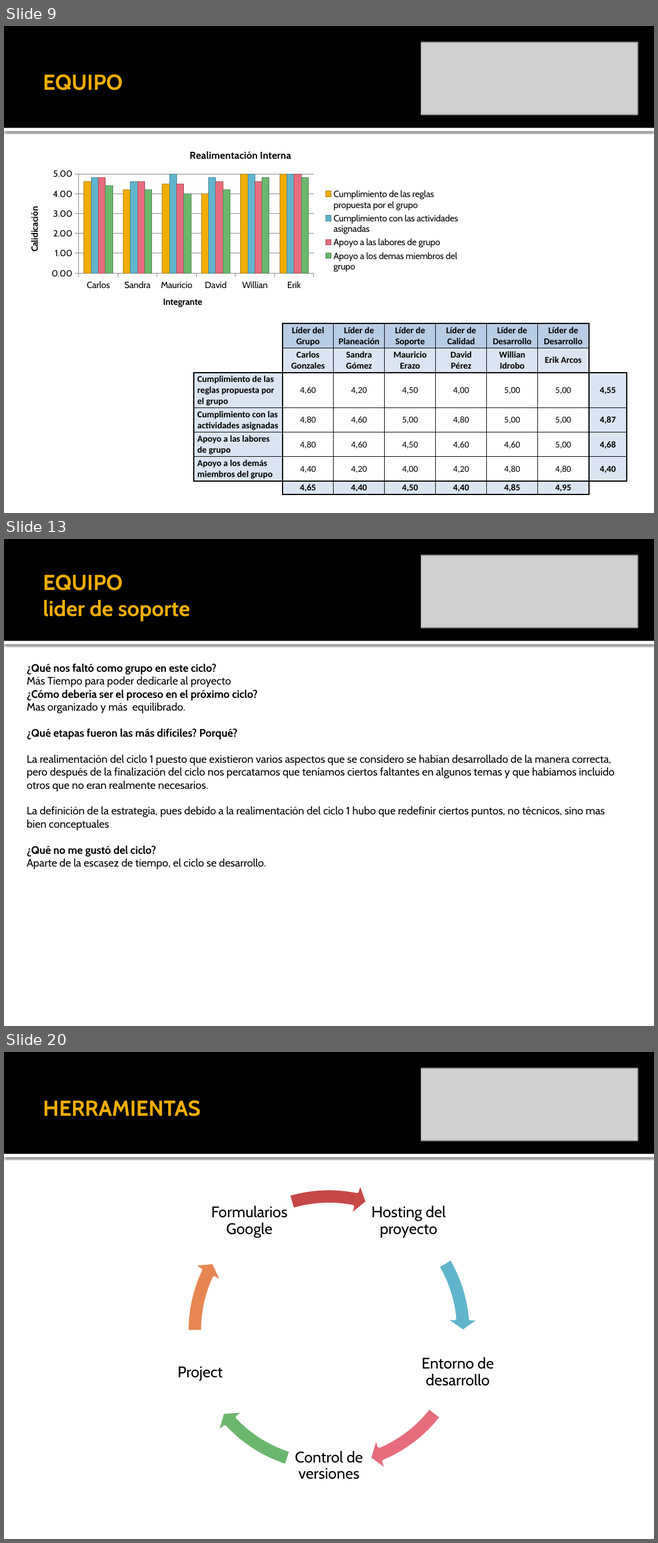
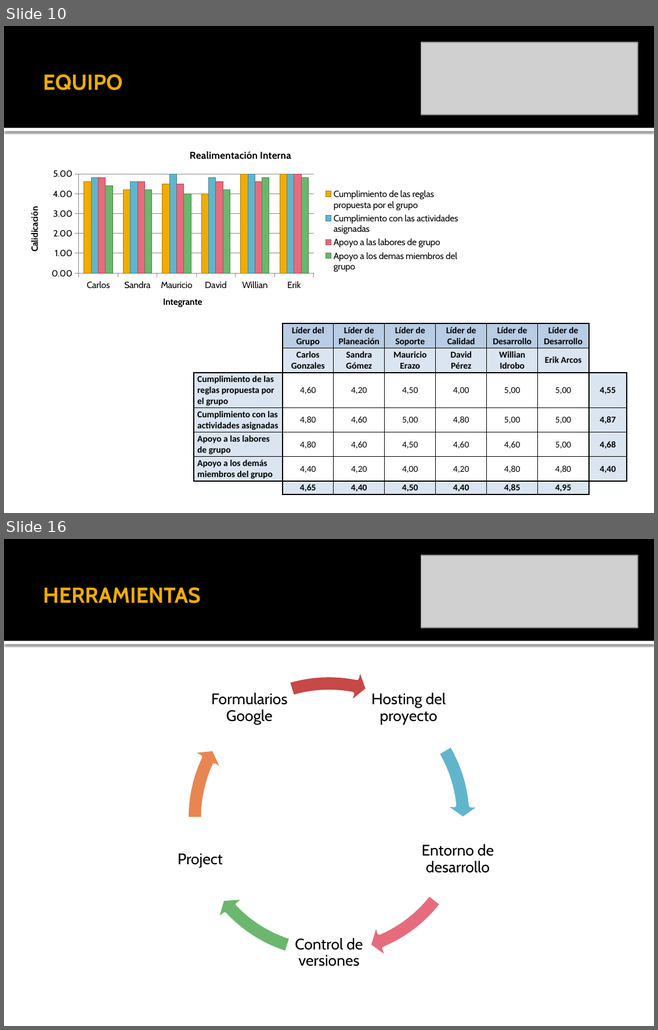
Before and after one commit to leseroth/ingenium-managment, a slide deck: CSOF5101 Ingeniera de Software/TSP/0323PostMortemTSPCiclo2.pptx. Shown one above the other, each under a label of ours: slides 9, 13 and 20 before the commit, slides 10 and 16 after it; the slides between them are not shown. The pictures are 658x1543 and 658x1030 pixels, drawn with LibreOffice and Linux fonts; fonts in the diff are those of the drawing; grey boxes stand for pictures. Boxes give left, top, right and bottom in pixels: in the first picture for what was removed or moved away, otherwise in the second. Text is boxed around its words. In the diff, an @@ line names an element or a change of style, - is before the commit and + after.

Commit message:
Version final del ciclo 2

```diff
--- a/CSOF5101 Ingeniera de Software/TSP/0323PostMortemTSPCiclo2.pptx
+++ b/CSOF5101 Ingeniera de Software/TSP/0323PostMortemTSPCiclo2.pptx
@@ slide 13 removed at bbox=[4, 539, 654, 1026], background #FFFFFF; not listed: 2 template elements that a slide beside it also shows @@
@@ picture removed at bbox=[421, 555, 637, 628] @@
@@ title removed at bbox=[43, 574, 190, 621] @@
-EQUIPO
-lider de soporte
@@ text removed at bbox=[27, 664, 615, 870] @@
-¿Qué nos faltó como grupo en este ciclo?
-Más Tiempo para poder dedicarle al proyecto
-¿Cómo debería ser el proceso en el próximo ciclo?
-Mas organizado y más equilibrado.
-¿Qué etapas fueron las más difíciles? Porqué?
-La realimentación del ciclo 1 puesto que existieron varios aspectos que se considero se habían desarrollado de la manera correcta, pero después de la finalización del ciclo nos percatamos que teníamos ciertos faltantes en algunos temas y que habíamos incluido otros que no eran realmente necesarios.
-La definición de la estrategia, pues debido a la realimentación del ciclo 1 hubo que redefinir ciertos puntos, no técnicos, sino mas bien conceptuales
-¿Qué no me gustó del ciclo?
-Aparte de la escasez de tiempo, el ciclo se desarrollo.
@@ what was slide 9 is now slide 10 @@
@@ what was slide 20 is now slide 16 @@
```
Also in this commit, not shown: 9 slides changed, 1 slide added, 4 other slides removed, 1 other file.
